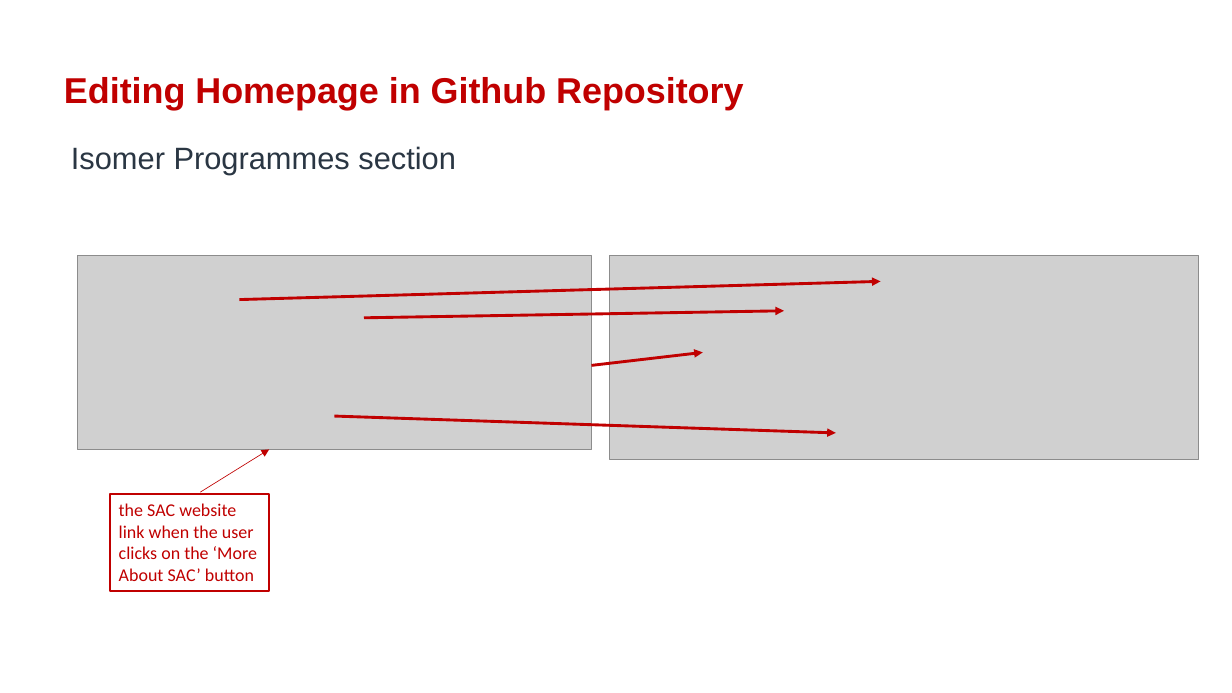
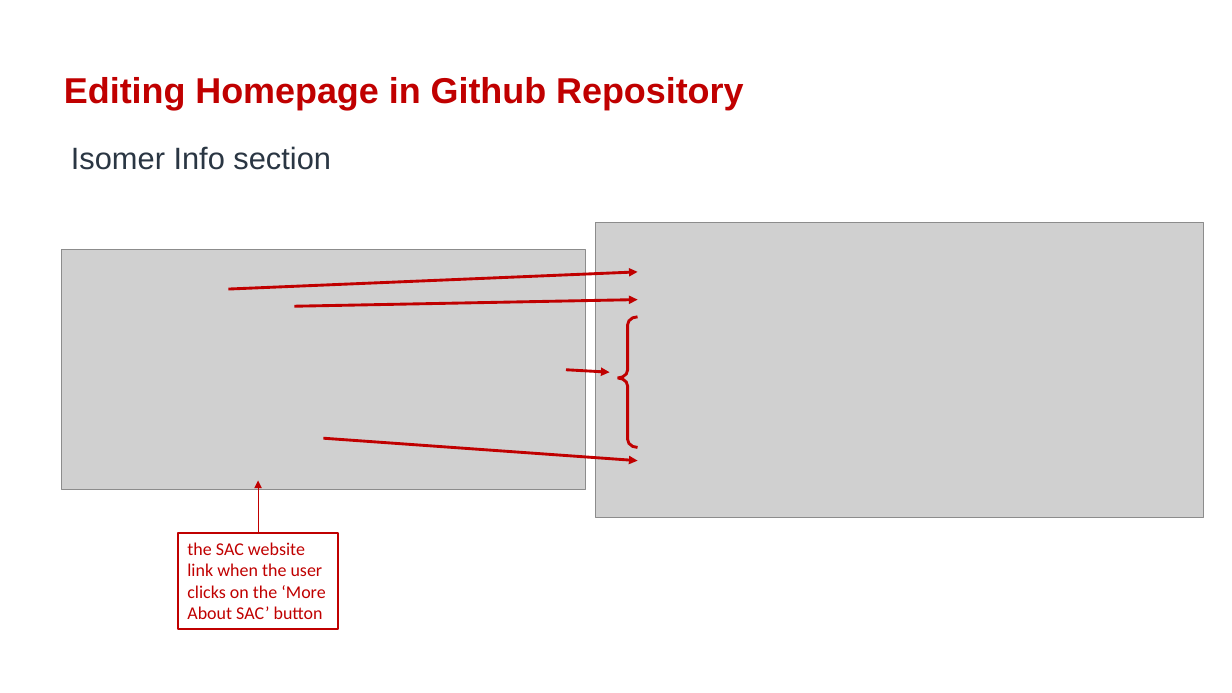
Before and after one commit to isomerpages/enterprisesg-sac-old, a slide deck: slide 11 of files/admin-guide/SAC-admin-guide-edit-homepage.pptx. Drawn at 1232x693 pixels with LibreOffice and Linux fonts; fonts in the diff are those of the drawing; grey boxes stand for pictures; background and template pictures are left out. Boxes give left, top, right and bottom in pixels: in the first picture for what was removed or moved away, otherwise in the second. Text is boxed around its words. In the diff, an @@ line names an element or a change of style, - is before the commit and + after.

```diff
--- a/files/admin-guide/SAC-admin-guide-edit-homepage.pptx
+++ b/files/admin-guide/SAC-admin-guide-edit-homepage.pptx
@@ text at (71,146,331,170): text changed @@
-Isomer Programmes section
+Isomer Info section
@@ picture: place and size @@
-picture at (609,255,1199,459)
+picture at (596,222,1204,518)
@@ picture: place and size @@
-picture at (77,255,592,449)
+picture at (62,250,586,490)
@@ arrow added from (228, 289) to (638, 272), #C00000 2.25 pt @@
@@ arrow moved from (239, 299) - (881, 282) to (295, 306) - (638, 299) @@
@@ left brace added at (618,317,638,447), outline #C00000 2.25 pt @@
@@ arrow removed from (592, 365) to (703, 352) @@
@@ arrow moved from (364, 318) - (784, 311) to (567, 370) - (610, 372) @@
@@ arrow moved from (335, 416) - (836, 433) to (323, 438) - (638, 461) @@
@@ arrow moved from (201, 493) - (269, 449) to (258, 532) - (258, 481) @@
@@ rectangle "the SAC website link when ...": place and size @@
-rectangle "the SAC website link when ..." at (110,494,270,591)
+rectangle "the SAC website link when ..." at (178,532,338,628)
```
Also in this commit, not shown: 5 other slides changed, 4 other files.
